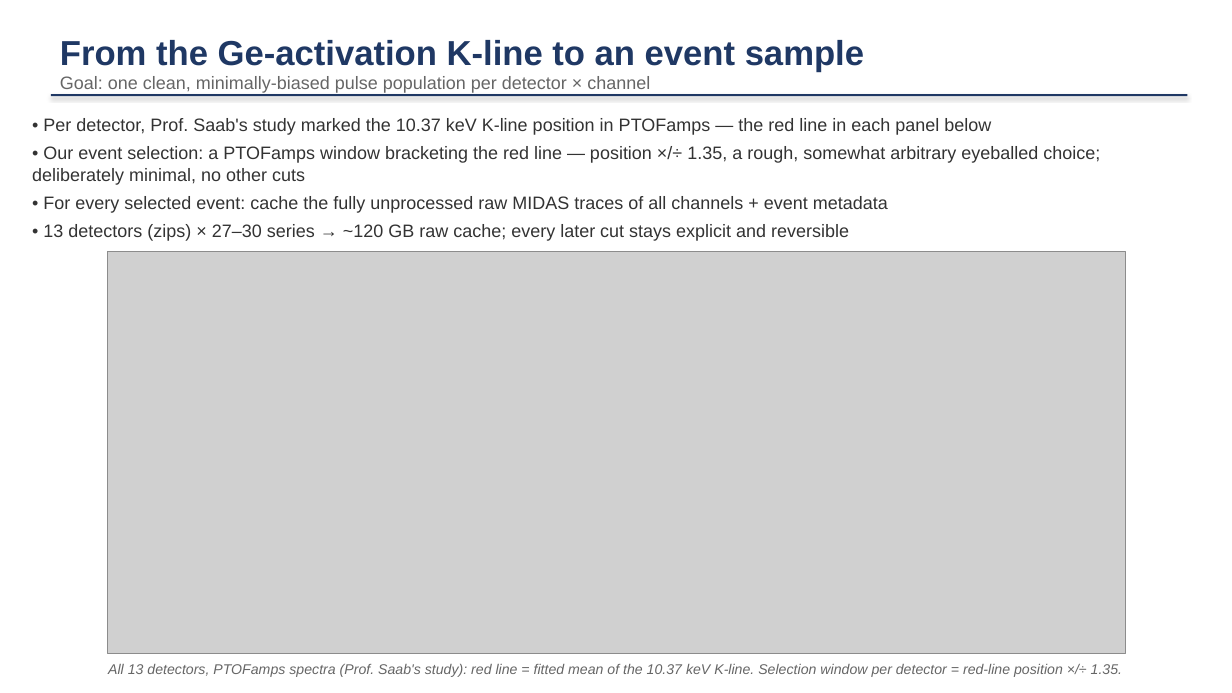
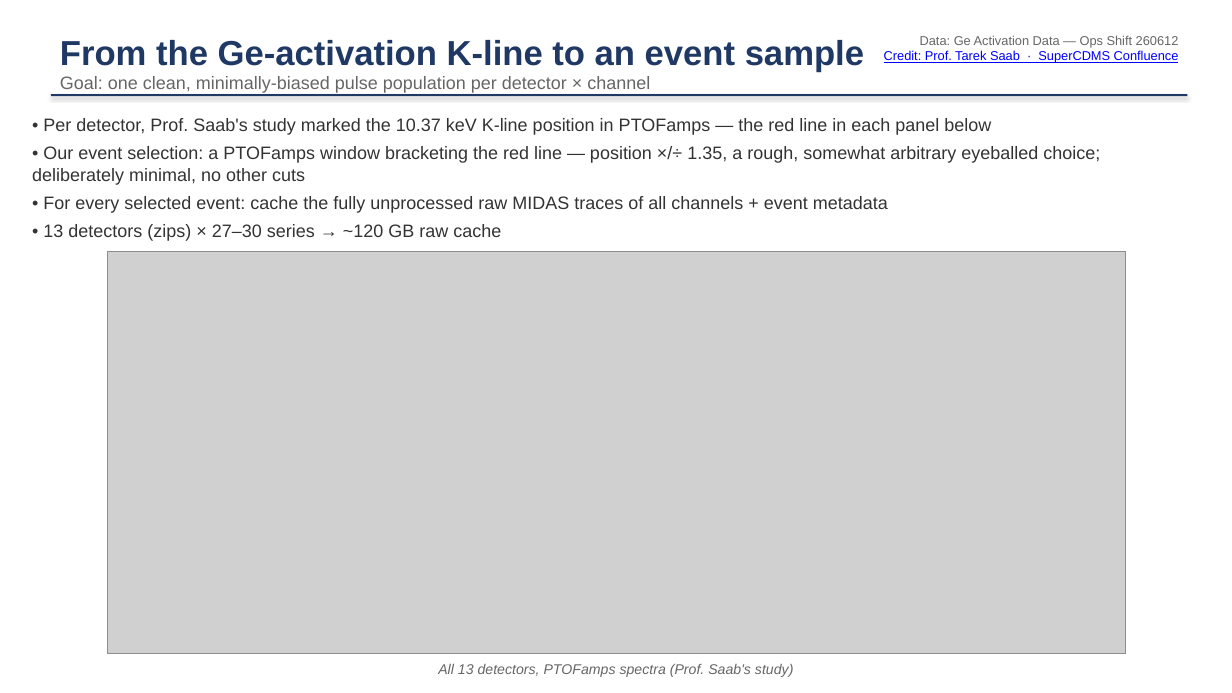
Before and after one commit to ZhihengLi0/urop, a slide deck: slide 2 of snolab/presentation/SNOLAB_R4_pulse_templates_20260715.pptx. Drawn at 1232x693 pixels with LibreOffice and Linux fonts; fonts in the diff are those of the drawing; grey boxes stand for pictures. Boxes give left, top, right and bottom in pixels: in the first picture for what was removed or moved away, otherwise in the second. Text is boxed around its words. In the diff, an @@ line names an element or a change of style, - is before the commit and + after.

```diff
--- a/snolab/presentation/SNOLAB_R4_pulse_templates_20260715.pptx
+++ b/snolab/presentation/SNOLAB_R4_pulse_templates_20260715.pptx
@@ text added at box(884, 35, 1179, 63), 10 pt, text #0000FF, underline @@
+Data: Ge Activation Data — Ops Shift 260612
+Credit: Prof. Tarek Saab · SuperCDMS Confluence
@@ text at box(43, 224, 501, 241): text changed @@
-• 13 detectors (zips) × 27–30 series → ~120 GB raw cache; every later cut stays explicit and reversible
+• 13 detectors (zips) × 27–30 series → ~120 GB raw cache
@@ text at box(438, 664, 794, 677): text changed @@
-All 13 detectors, PTOFamps spectra (Prof. Saab's study): red line = fitted mean of the 10.37 keV K-line. Selection window per detector = red-line position ×/÷ 1.35.
+All 13 detectors, PTOFamps spectra (Prof. Saab's study)
```
Also in this commit, not shown: 2 other files.
